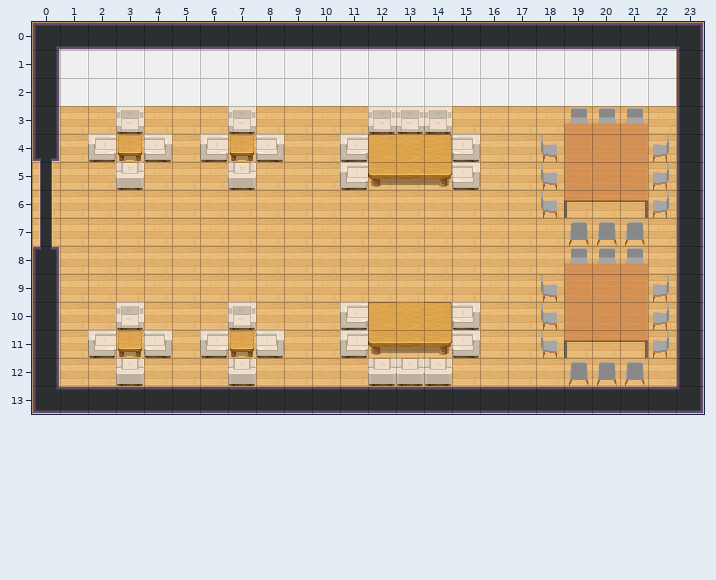
Two versions of a level (Tiled map (JSON), gamezone.tmj). That is the earlier state.
Cells are 32x32 px. Shown: x 0..23, y 0..13.
The result:
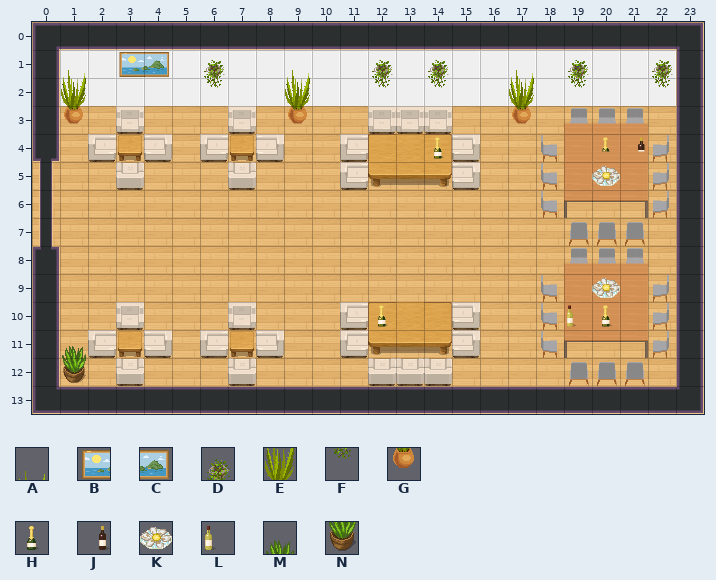
Key: from "Chunk 1": A 31, B 32, C 33, D 34, E 35, F 36, G 37, H 38, J 39, K 40, L 41, M 42, N 43.
_ is an empty cell.
From old to new:
Changed rows in their new state; . is an unchanged cell.
Layer "furniture/furniture2":
first column x 1:
 1 A.BC.D..A..D.D..A.D..D
 2 E....F..E..F.F..E.F..F
 3 G.......G.......G.....
 4 .............H.....HJ.
 5 ...................K..
first column x 1:
 9 ...................K
10 ...........H......LH
11 M...................
12 N...................
